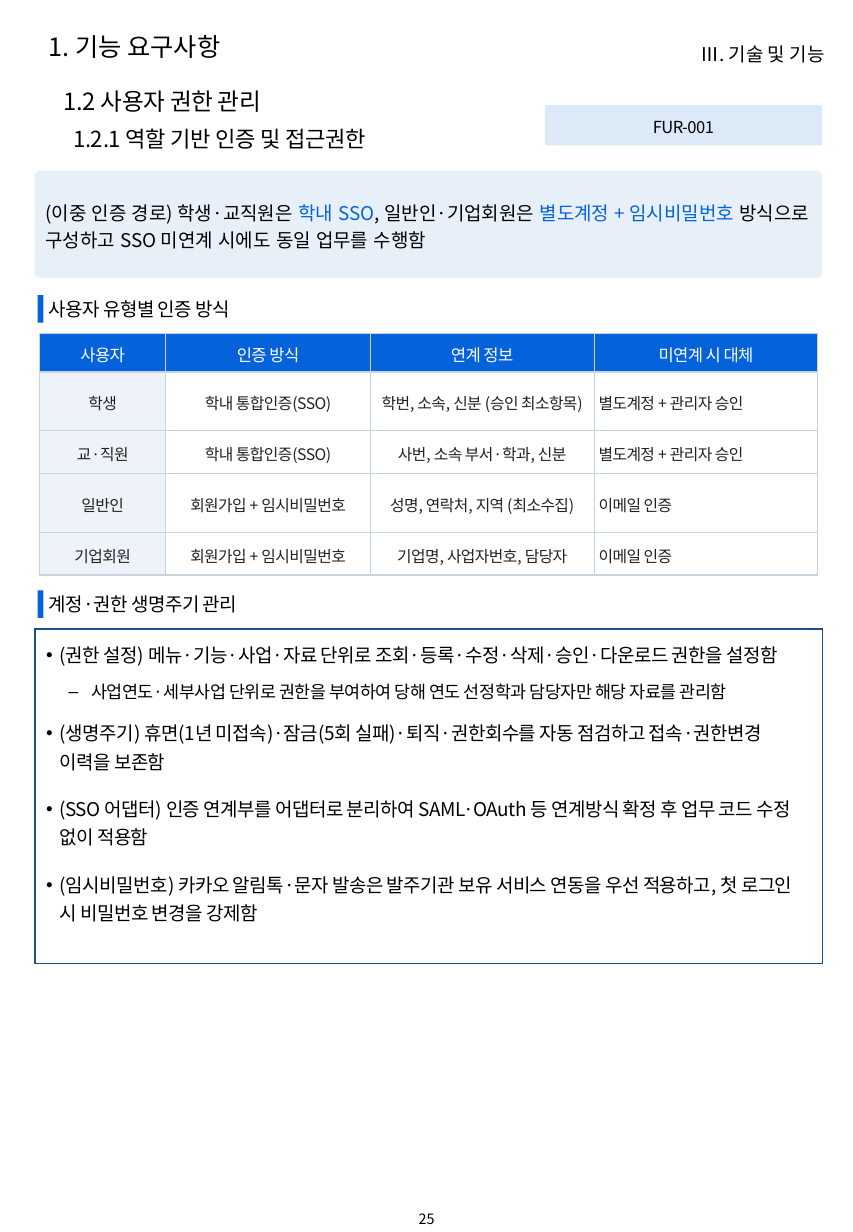
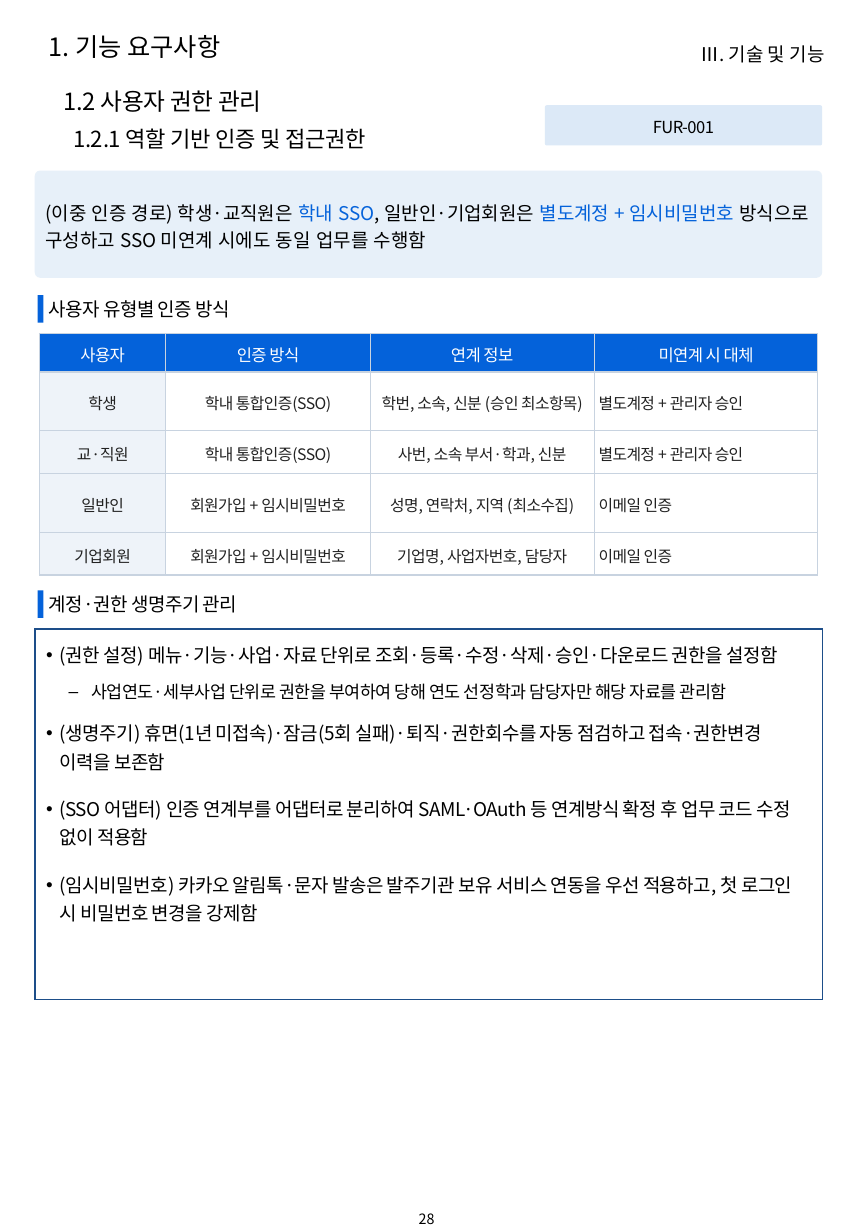
Before and after one commit to hwangsteeve-tech/hbjw, a slide deck: slide 28 of proposals/2026-10_pnu-ai-platform/pnu_proposal.pptx (slide 25 before the commit). Drawn at 853x1232 pixels with LibreOffice and Linux fonts; fonts in the diff are those of the drawing; background and template pictures are left out. Boxes give left, top, right and bottom in pixels: in the first picture for what was removed or moved away, otherwise in the second. Text is boxed around its words. In the diff, an @@ line names an element or a change of style, - is before the commit and + after.

```diff
--- a/proposals/2026-10_pnu-ai-platform/pnu_proposal.pptx
+++ b/proposals/2026-10_pnu-ai-platform/pnu_proposal.pptx
@@ rectangle: place and size @@
-rectangle at (35, 629, 823, 963)
+rectangle at (35, 629, 823, 1000)
@@ page number at (419, 1213, 435, 1224): text changed @@
-25
+28
```
Also in this commit, not shown: 30 other slides changed, 4 slides added, 1 slide removed, 2 other files.
